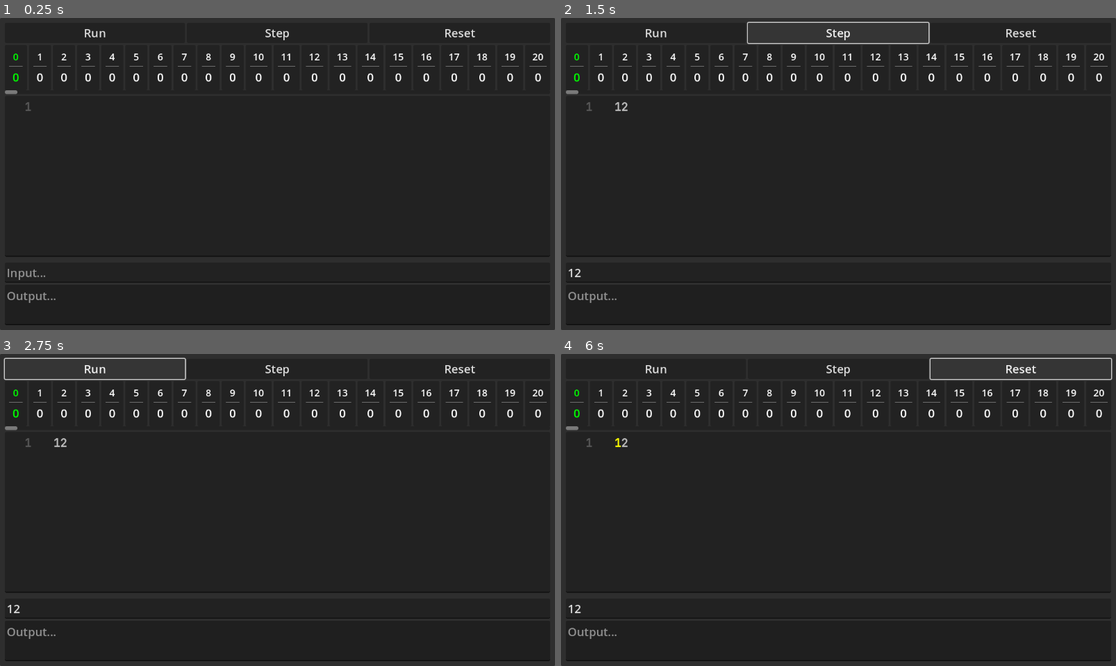
Above: before the commit, frames 1-4 (two rows, left to right).
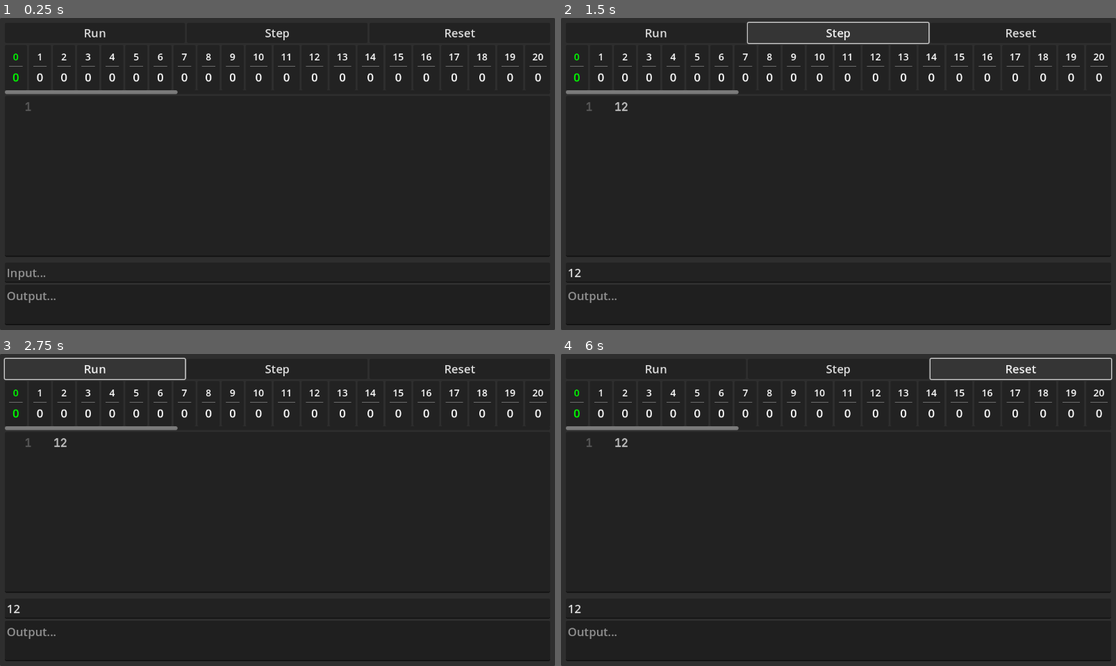
Above: after the commit, the same moments.

Repository: H2ofiremaster/Brainrot
Game: Godot game, scene res://scenes/main.tscn
Same seed, same stepped clock (60 frames per second), same inputs: the game is played once before the commit and once after it.
Inputs (mouse positions are in pixels of both pictures, inside the frame that each line leads up to):
- Up to frame 1 (0.25 s): no input
- Up to frame 2 (1.5 s): click (838, 177) at 0.52 s; type "12" at 0.6 s; click (838, 273) at 0.75 s; type "12" at 0.83 s; click "Step" at 1.25 s
- Up to frame 3 (2.75 s): click "Run" at 2 s
- Up to frame 4 (6 s): click "Run" at 2.75 s; click "Step" at 3.5 s; click "Run" at 4.25 s; click "Step" at 5 s; click "Reset" at 5.75 s

The runs differ from the first frame. In frame 1, 0.4% of the frame differs, in the area x 2-33%, y 23-25%; in frame 2, 0.4%; in frame 3, 0.4%; in frame 4, 0.4%, in the area x 2-33%, y 23-30%.

Commit message:
Severely optimized `update_instruction_pointer_coords()`

Diff:
--- a/resources/bf_highlighter.gd
+++ b/resources/bf_highlighter.gd
@@ -11,12 +11,12 @@
 	".": { "color": Color.PURPLE },
 }
 
-var selected_coords: Vector2i = Vector2i.ZERO:
-	get:
-		return selected_coords;
-	set(value):
-		selected_coords = value;
-		update_cache()
+var selected_coords: Vector2i = Vector2i.ZERO;
+
+func update_pointer_pos(pointer_coords: Vector2i) -> void:
+	selected_coords = pointer_coords;
+	get_text_edit().queue_redraw();
+	update_cache();
 
 func _get_line_syntax_highlighting(line: int) -> Dictionary:
 	var colors = {};
--- a/scenes/main.tscn
+++ b/scenes/main.tscn
@@ -51,7 +51,7 @@
 layout_mode = 2
 vertical_scroll_mode = 0
 script = ExtResource("2_w28gm")
-memory_size = 1024
+memory_size = 64
 memory_cell = ExtResource("3_tke1e")
 
 [node name="MemoryContainer" type="HBoxContainer" parent="Panel/Margins/MainContainer/Memory"]
@@ -75,7 +75,7 @@
 "[": "]"
 }
 script = ExtResource("4_r8e0l")
-steps_per_frame = 64.0
+steps_per_frame = 10000.0
 
 [node name="IO" type="VBoxContainer" parent="Panel/Margins/MainContainer/VSplitContainer"]
 layout_mode = 2
--- a/scripts/code.gd
+++ b/scripts/code.gd
@@ -23,13 +23,8 @@
 		memory_pointer = value;
 		memory.selected_cell = value;
 var instruction_pointer: int = 0;
-var instruction_pointer_coords: Vector2i = Vector2i.ZERO:
-	get:
-		return instruction_pointer_coords;
-	set(value):
-		instruction_pointer_coords = value;
-		highlighter.selected_coords = instruction_pointer_coords;
-		queue_redraw()
+var instruction_pointer_coords: Vector2i = Vector2i.ZERO;
+var last_instruction_pointer_coords: Vector2i = Vector2i.ZERO;
 
 var brackets: Dictionary = {};
 
@@ -94,7 +89,7 @@
 			increment_instruction_pointer()
 
 	if instruction_pointer < text.length() and not "+-<>[],.".contains(text[instruction_pointer]):
-		print(text[instruction_pointer])
+		#print(text[instruction_pointer])
 		step()
 	if breakpoints.has(instruction_pointer_coords.y):
 		is_running = false;
@@ -132,20 +127,34 @@
 
 func update_instruction_pointer_coords():
 	instruction_pointer_coords = Vector2i.ZERO;
-	for i in range(instruction_pointer):
-		#print("i: " + str(i) + ", coords: " + str(instruction_pointer_coords))
-		if text[i] == "\n":
-			instruction_pointer_coords.y += 1;
-			instruction_pointer_coords.x = 0;
-		else:
-			instruction_pointer_coords.x += 1;
+	var index = 0;
+	var text_until_pointer := text.substr(0, instruction_pointer);
+	var lines := text_until_pointer.count("\n");
+	instruction_pointer_coords.y = lines;
+	var split := text_until_pointer.rsplit("\n", true, 1);
+	if split.size() < 2:
+		split[0] = "";
+	var column = instruction_pointer - split[0].length();
+	instruction_pointer_coords.x = column - 1
+	# #print("IP: " + str(instruction_pointer) + ", New: " + str(instruction_pointer_coords), ", split: " + str(split));
+	#instruction_pointer_coords = Vector2i.ZERO;
+	#for i in range(instruction_pointer):
+		# #print("i: " + str(i) + ", coords: " + str(instruction_pointer_coords))
+		#if text[i] == "\n":
+			#instruction_pointer_coords.y += 1;
+			#instruction_pointer_coords.x = 0;
+		#else:
+			#instruction_pointer_coords.x += 1;
+	#print("IP: " + str(instruction_pointer) + ", Old: " + str(instruction_pointer_coords));
 
 # Overrides
 func _ready() -> void:
 	syntax_highlighter = highlighter;
 
 func _process(_delta: float) -> void:
-	print(Engine.get_frames_per_second());
+	#print(Engine.get_frames_per_second());
+	if(last_instruction_pointer_coords != instruction_pointer_coords):
+		highlighter.update_pointer_pos(instruction_pointer_coords);
 	if not is_running: return
 	for _i in range(steps_per_frame):
 		if is_running: step()
Not shown, changed: .gitignore
